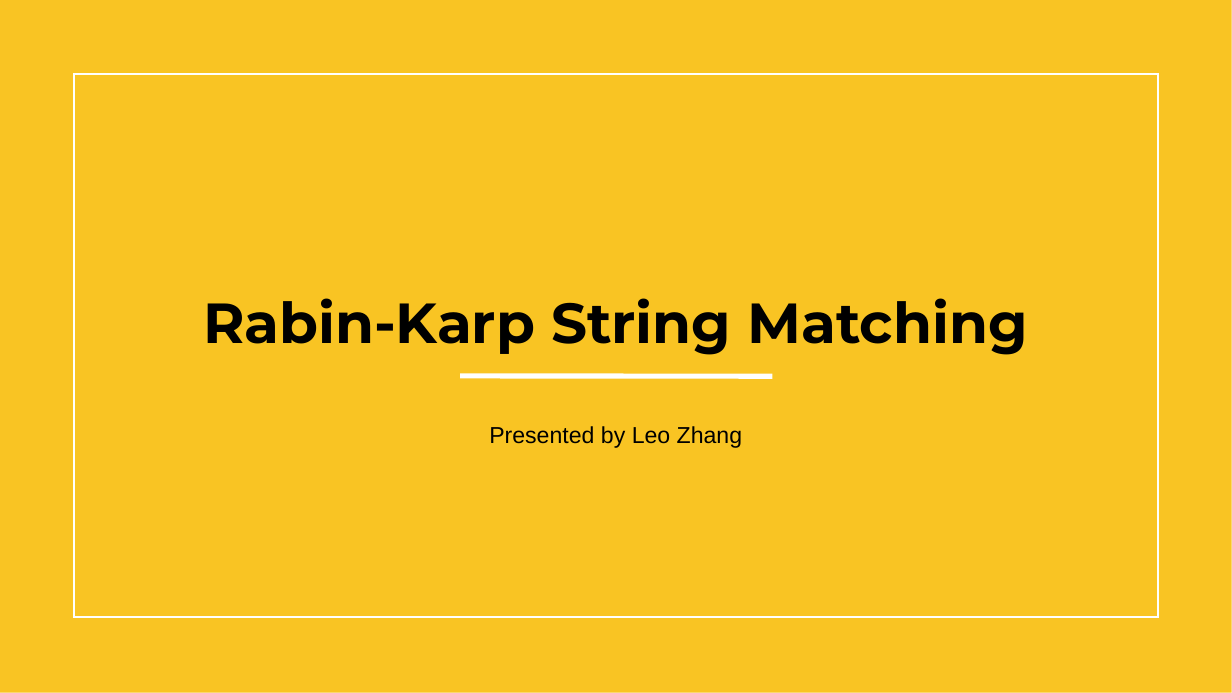
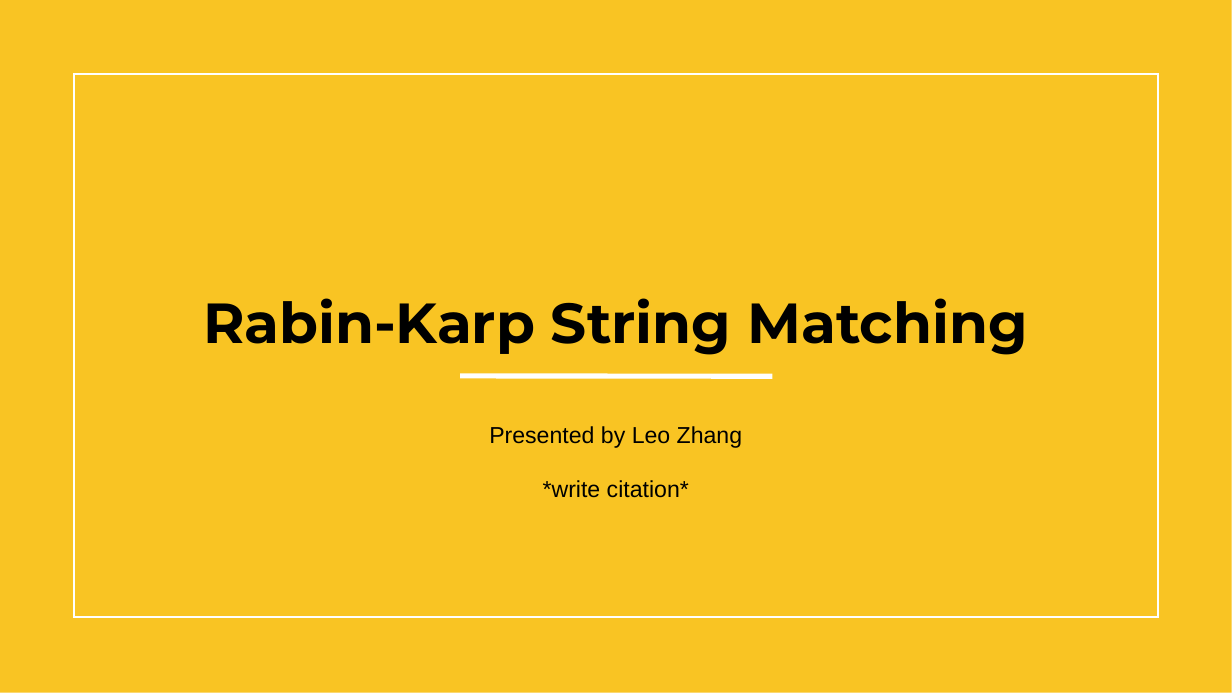
Before and after one commit to centuryhopper/Fall2022CourseContents, a slide deck: slide 1 of CAP6515/paper_presentation_files/rabin-karp-presentation.pptx. Drawn at 1232x693 pixels with LibreOffice and Linux fonts; fonts in the diff are those of the drawing; background and template pictures are left out. Boxes give left, top, right and bottom in pixels: in the first picture for what was removed or moved away, otherwise in the second. Text is boxed around its words. In the diff, an @@ line names an element or a change of style, - is before the commit and + after.

```diff
--- a/CAP6515/paper_presentation_files/rabin-karp-presentation.pptx
+++ b/CAP6515/paper_presentation_files/rabin-karp-presentation.pptx
@@ subtitle at [543, 480, 689, 498]: paragraph added @@
+*write citation*
```
Also in this commit, not shown: 1 slide added.
